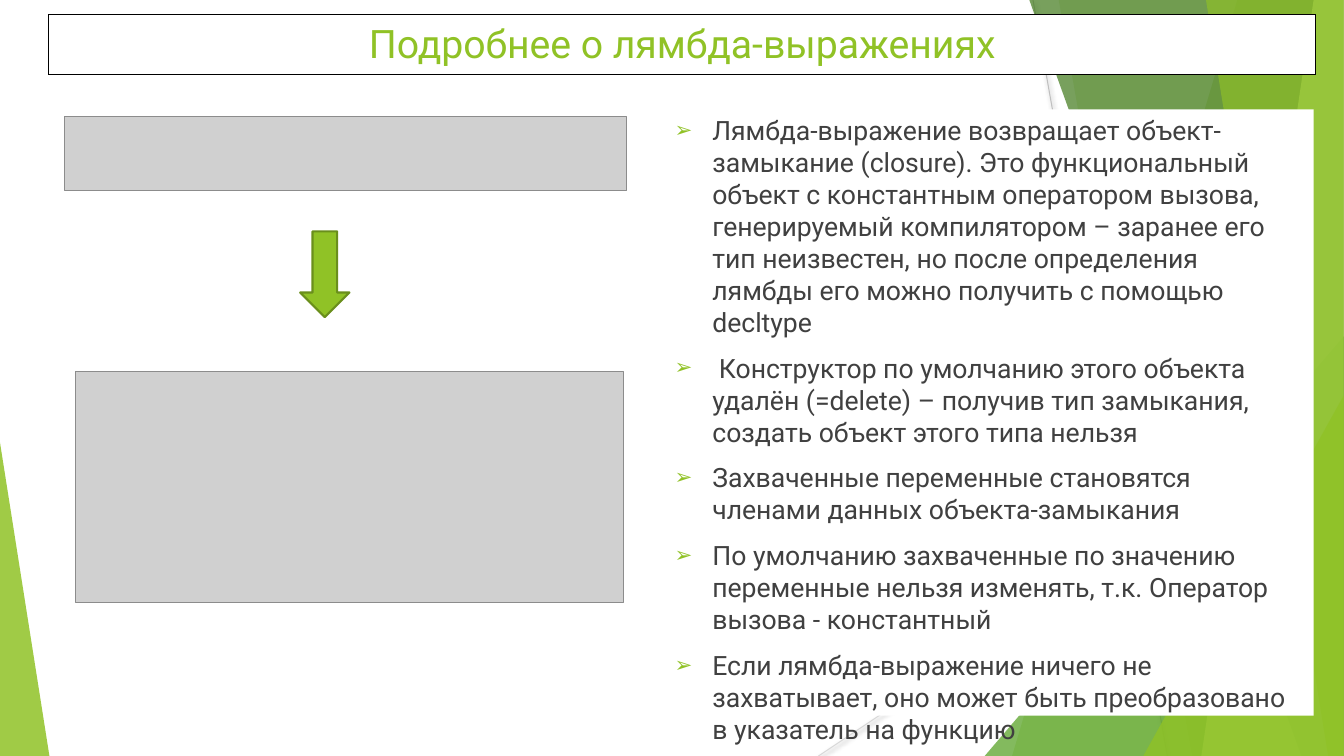
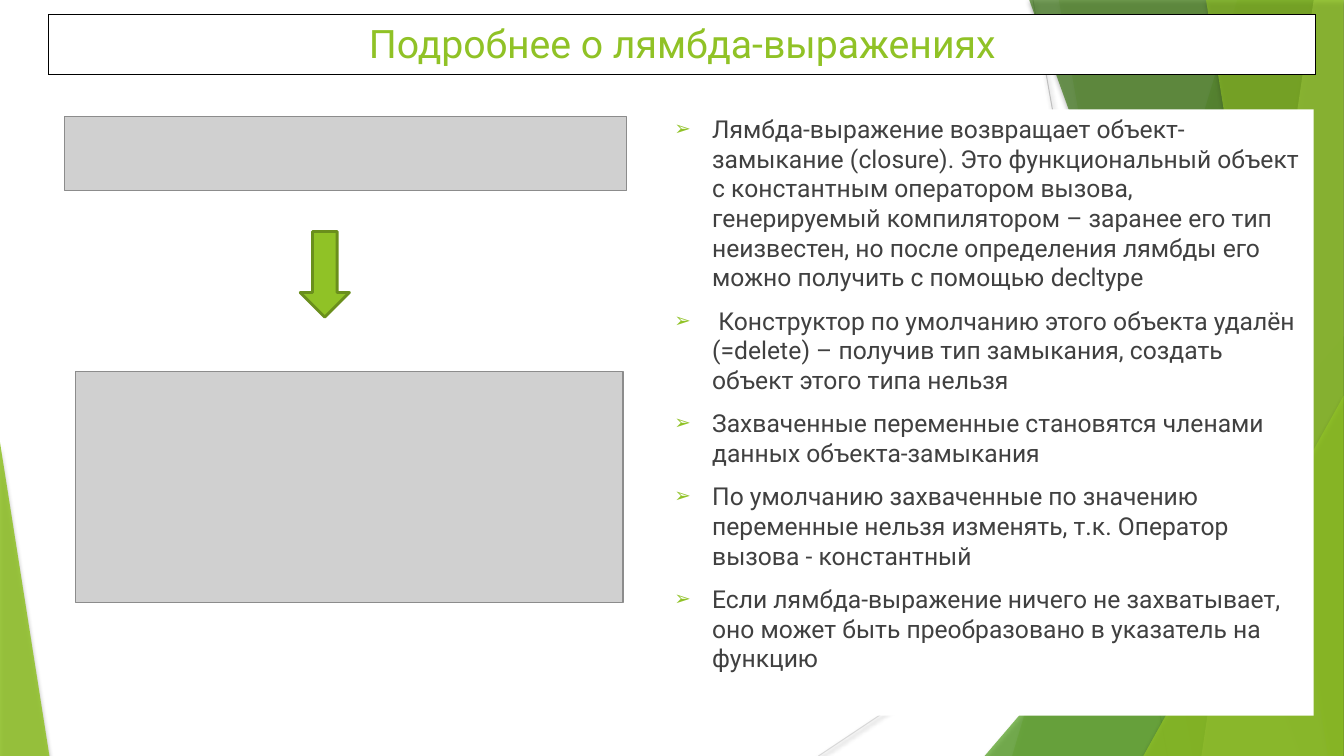
Before and after one commit to WhiteCatStudies/lectures, a slide deck: slide 6 of pt2/lectures/lecture6/lecture6.pptx. Drawn at 1344x756 pixels with LibreOffice and Linux fonts; fonts in the diff are those of the drawing; grey boxes stand for pictures. Boxes give left, top, right and bottom in pixels: in the first picture for what was removed or moved away, otherwise in the second. Text is boxed around its words. In the diff, an @@ line names an element or a change of style, - is before the commit and + after.

```diff
--- a/pt2/lectures/lecture6/lecture6.pptx
+++ b/pt2/lectures/lecture6/lecture6.pptx
@@ line (1033, 0) - (1168, 756): stroke #BFBFBF 0.75 pt to #BFBFBF 0.74 pt @@
@@ freeform shape at box(1059, 0, 1344, 756): shadow on; outline redrawn @@
@@ rectangle "Лямбда-выражение возвращает объект-замыкание (closure). Это ..." at box(664, 109, 1314, 716): size 19 to 17.6 pt; indent changed @@
@@ line (1344, 406) - (819, 756): stroke #D9D9D9 0.75 pt to #D9D9D9 0.74 pt @@
@@ shadow on in 7 elements at box(1012, 0, 1344, 756), box(985, 336, 1344, 756), box(1029, 0, 1344, 756), box(1202, 0, 1344, 756), box(1206, 0, 1344, 756), box(1143, 396, 1344, 756), box(0, 443, 49, 756) @@
```
Also in this commit, not shown: 18 other slides changed, 2 other files.
